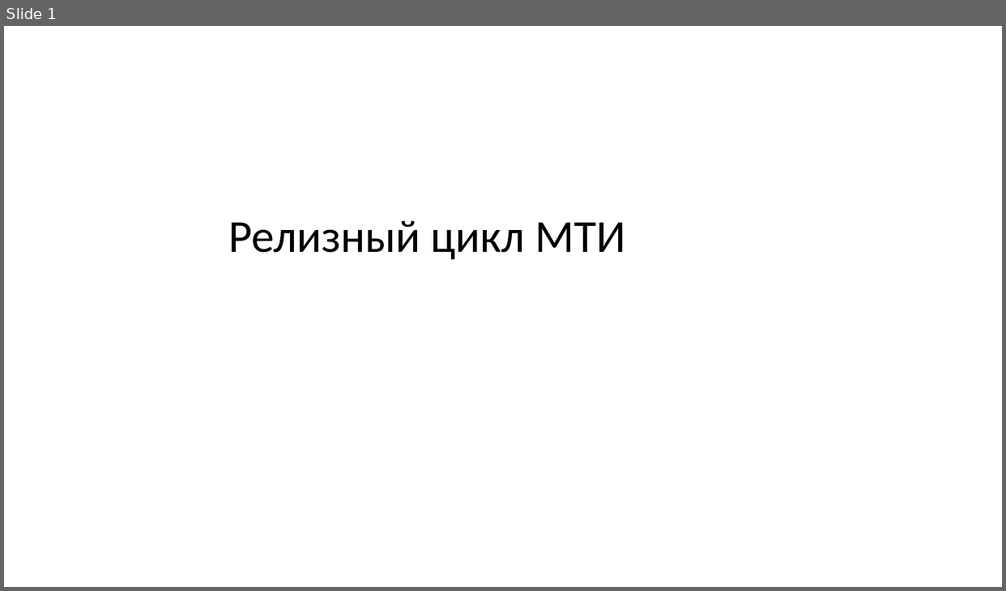
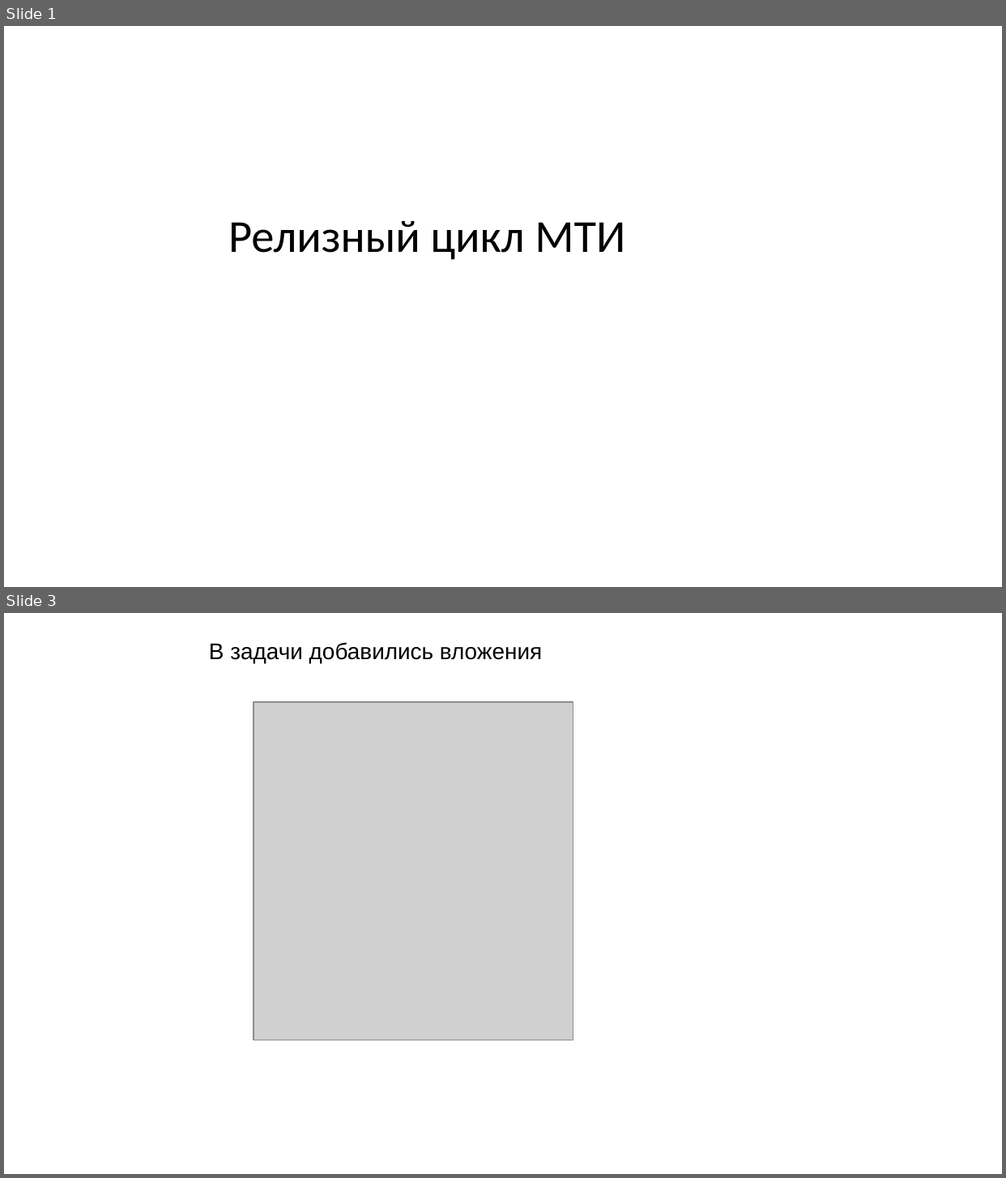
Before and after one commit to akharkov88/Project_Efim_new, a slide deck: Презентация с релизами.pptx. Shown one above the other, each under a label of ours: slide 1 before the commit, slides 1 and 3 after it; the slides between them are not shown. The pictures are 1006x591 and 1006x1178 pixels, drawn with LibreOffice and Linux fonts; fonts in the diff are those of the drawing; grey boxes stand for pictures. Boxes give left, top, right and bottom in pixels: in the first picture for what was removed or moved away, otherwise in the second. Text is boxed around its words. In the diff, an @@ line names an element or a change of style, - is before the commit and + after.

```diff
--- a/Презентация с релизами.pptx
+++ b/Презентация с релизами.pptx
@@ slide 3 added at (4,613,1002,1174), background #FFFFFF @@
@@ text added at (209,642,542,663), 18 pt, text #000000 @@
+В задачи добавились вложения
@@ picture added at (254,702,573,1041) @@
```
Also in this commit, not shown: 1 slide changed, 3 other files.
